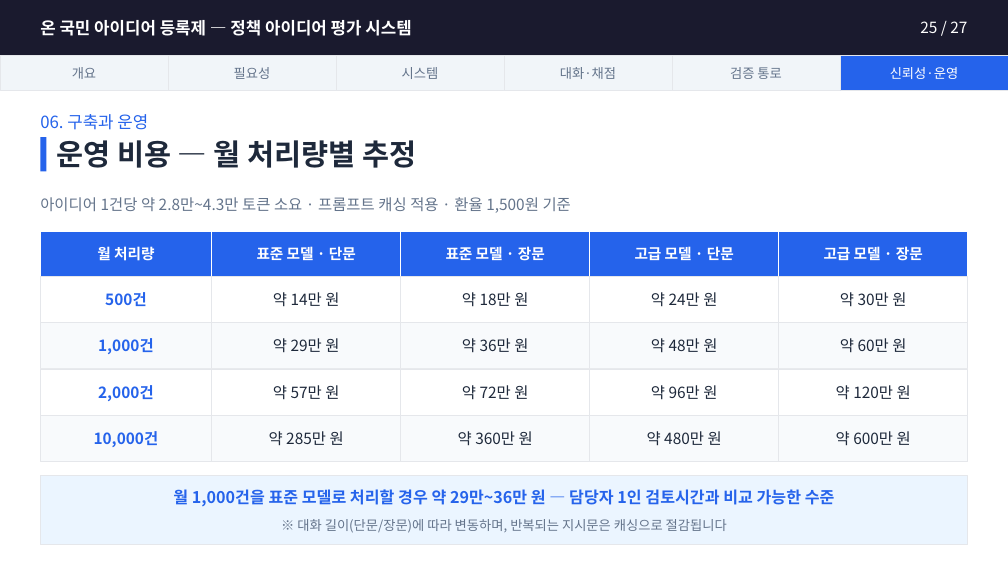
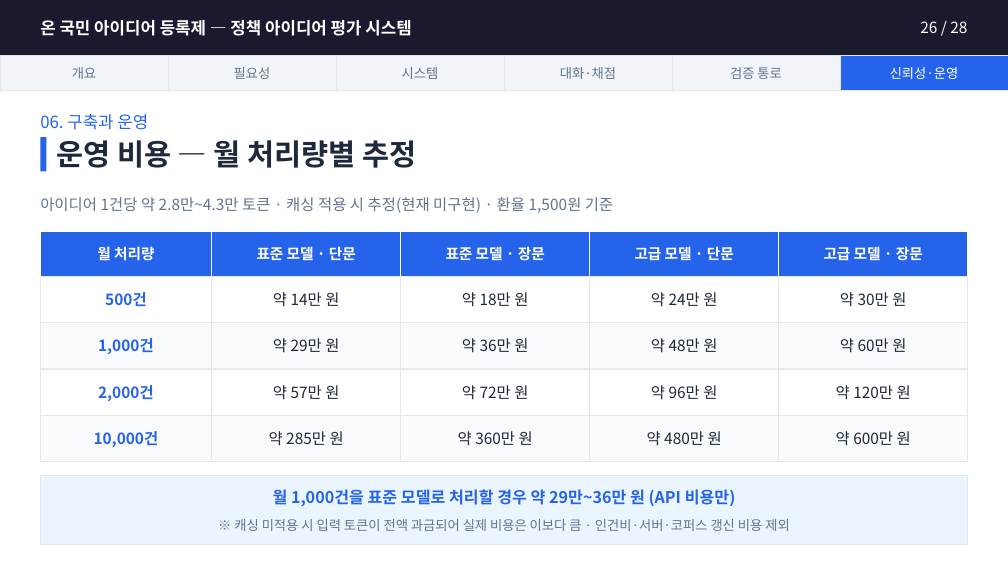
Before and after one commit to jason-j-kim/PYCON2017, a slide deck: slide 26 of docs/온국민아이디어등록제_설명자료.pptx (slide 25 before the commit). Drawn at 1008x567 pixels with LibreOffice and Linux fonts; fonts in the diff are those of the drawing. Boxes give left, top, right and bottom in pixels: in the first picture for what was removed or moved away, otherwise in the second. Text is boxed around its words. In the diff, an @@ line names an element or a change of style, - is before the commit and + after.

```diff
--- a/docs/온국민아이디어등록제_설명자료.pptx
+++ b/docs/온국민아이디어등록제_설명자료.pptx
@@ text at bbox=[920, 21, 967, 33]: text changed @@
-25 / 27
+26 / 28
@@ text at bbox=[40, 197, 613, 213]: text changed @@
-아이디어 1건당 약 2.8만~4.3만 토큰 소요 · 프롬프트 캐싱 적용 · 환율 1,500원 기준
+아이디어 1건당 약 2.8만~4.3만 토큰 · 캐싱 적용 시 추정(현재 미구현) · 환율 1,500원 기준
@@ text at bbox=[273, 487, 736, 508]: text changed @@
-월 1,000건을 표준 모델로 처리할 경우 약 29만~36만 원 — 담당자 1인 검토시간과 비교 가능한 수준
+월 1,000건을 표준 모델로 처리할 경우 약 29만~36만 원 (API 비용만)
@@ text at bbox=[234, 519, 789, 531]: text changed @@
-※ 대화 길이(단문/장문)에 따라 변동하며, 반복되는 지시문은 캐싱으로 절감됩니다
+※ 캐싱 미적용 시 입력 토큰이 전액 과금되어 실제 비용은 이보다 큼 · 인건비·서버·코퍼스 갱신 비용 제외
```
Also in this commit, not shown: 26 other slides changed, 1 slide added, 1 other file.
